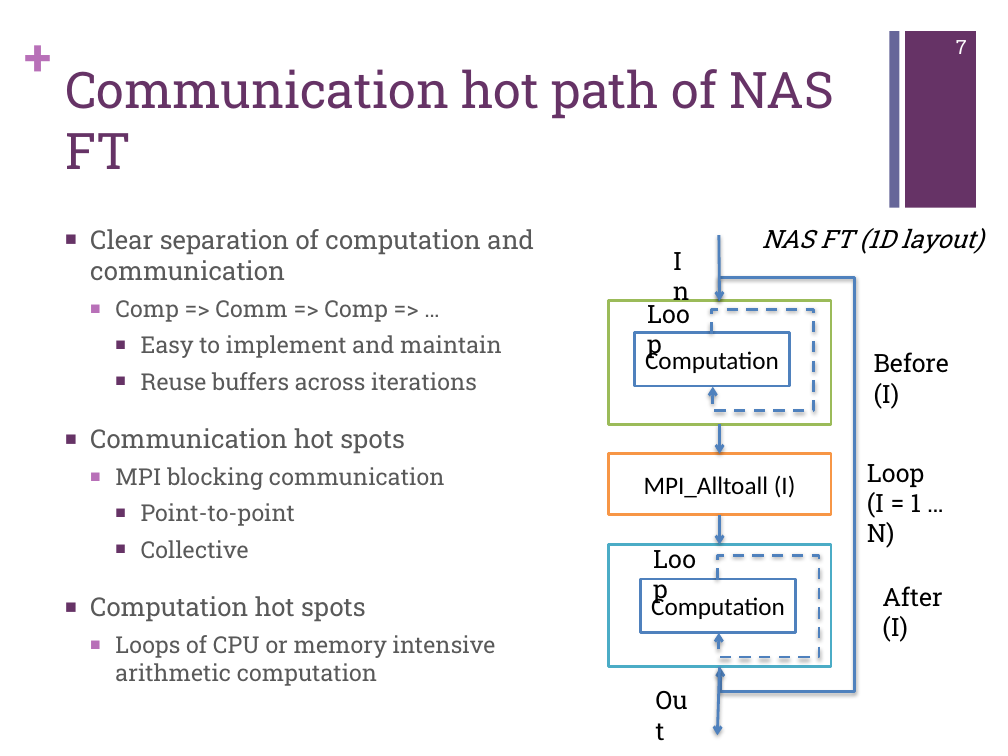
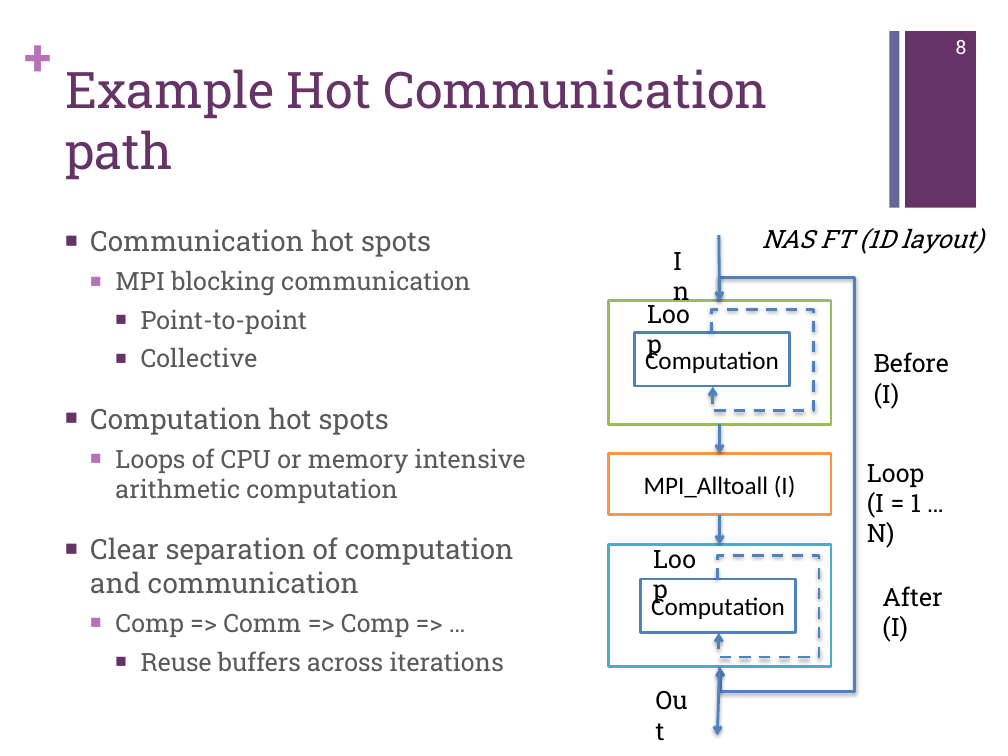
Before and after one commit to jichi-uccs/cco-paper, a slide deck: slide 8 of slides.pptx (slide 7 before the commit). Drawn at 1008x756 pixels with LibreOffice and Linux fonts; fonts in the diff are those of the drawing. Boxes give left, top, right and bottom in pixels: in the first picture for what was removed or moved away, otherwise in the second. Text is boxed around its words. In the diff, an @@ line names an element or a change of style, - is before the commit and + after.

```diff
--- a/slides.pptx
+++ b/slides.pptx
@@ page number at box(956, 40, 967, 54): text changed @@
-7
+8
@@ title at box(65, 69, 768, 180): text changed @@
-Communication hot path of NAS FT
+Example Hot Communication path
@@ text at box(90, 229, 534, 390): paragraphs removed @@
-■ Clear separation of computation and communication
-  ■ Comp => Comm => Comp => …
-    ■ Easy to implement and maintain
-    ■ Reuse buffers across iterations
@@ text at box(90, 229, 526, 503): size 18.5 to 20 pt in "Communication hot spots", "Computation hot spots"; size 16.6 to 18 pt in "MPI blocking communication", "Point-to-point", "Collective", "Loops of CPU or memory intensive arithmetic ..." @@
@@ text at box(90, 537, 514, 671): paragraphs added @@
+■ Clear separation of computation and communication
+  ■ Comp => Comm => Comp => …
+    ■ Reuse buffers across iterations
```
Also in this commit, not shown: 11 other slides changed, 2 slides added.
